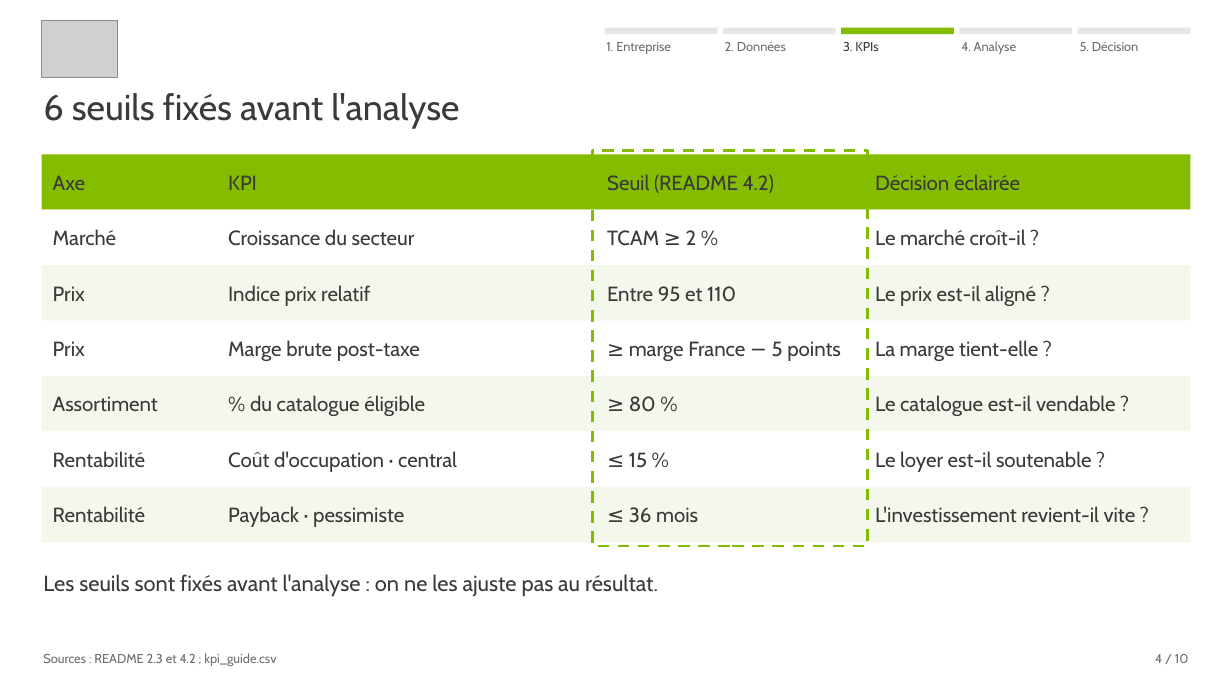
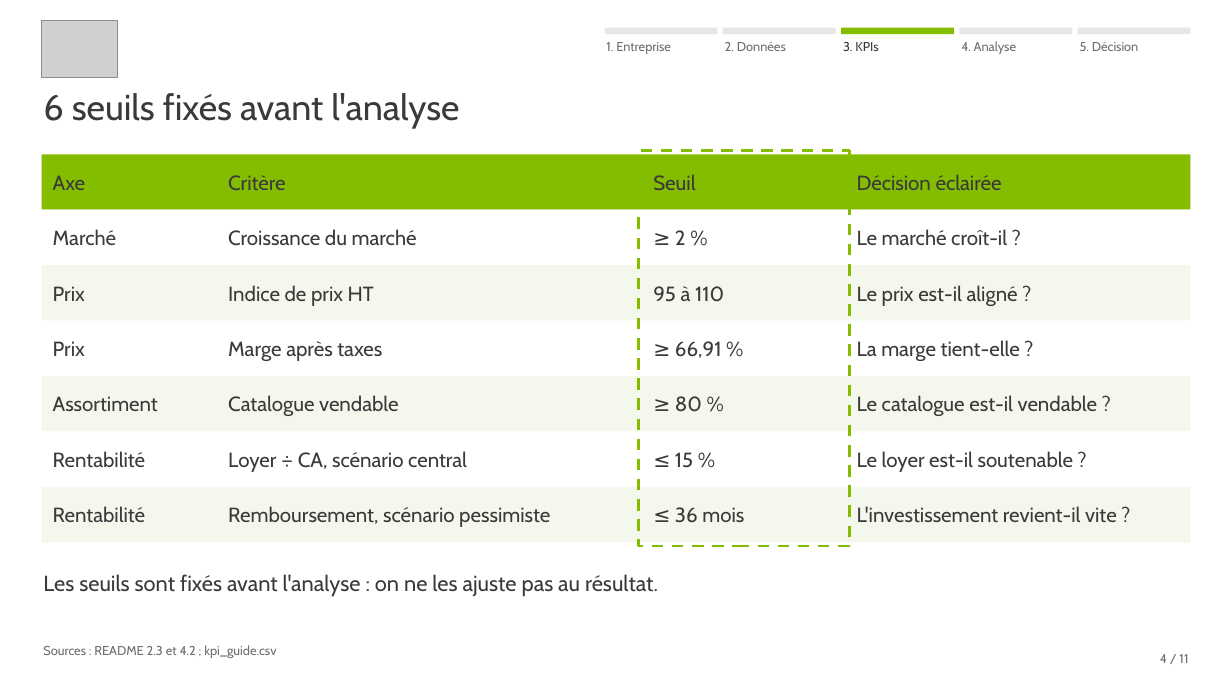
Before and after one commit to jeanlisek/Projet-Crocs-Expansion, a slide deck: slide 4 of slides/Crocs_Expansion_Allemagne_Comex.pptx. Drawn at 1232x693 pixels with LibreOffice and Linux fonts; fonts in the diff are those of the drawing; grey boxes stand for pictures. Boxes give left, top, right and bottom in pixels: in the first picture for what was removed or moved away, otherwise in the second. Text is boxed around its words. In the diff, an @@ line names an element or a change of style, - is before the commit and + after.

```diff
--- a/slides/Crocs_Expansion_Allemagne_Comex.pptx
+++ b/slides/Crocs_Expansion_Allemagne_Comex.pptx
@@ text at (228, 175, 285, 190): text changed @@
-KPI
+Critère
@@ rectangle: place and size @@
-rectangle at (592, 151, 868, 546)
+rectangle at (639, 151, 849, 546)
@@ text at (653, 174, 695, 190): text changed @@
-Seuil (README 4.2)
+Seuil
@@ text "Décision éclairée": place and size @@
-text "Décision éclairée" at (875, 174, 1020, 190)
+text "Décision éclairée" at (857, 174, 1002, 190)
@@ text at (228, 229, 417, 246): text changed @@
-Croissance du secteur
+Croissance du marché
@@ text at (675, 230, 686, 245): text changed @@
-TCAM ≥ 2 %
+≥ 2 %
@@ text "Le marché croît-il ?": place and size @@
-text "Le marché croît-il ?" at (875, 229, 1026, 245)
+text "Le marché croît-il ?" at (857, 229, 1007, 245)
@@ text "Le prix est-il aligné ?": place and size @@
-text "Le prix est-il aligné ?" at (875, 285, 1036, 306)
+text "Le prix est-il aligné ?" at (857, 285, 1018, 306)
@@ text at (228, 285, 374, 306): text changed @@
-Indice prix relatif
+Indice de prix HT
@@ text at (653, 286, 724, 302): text changed @@
-Entre 95 et 110
+95 à 110
@@ text "La marge tient-elle ?": place and size @@
-text "La marge tient-elle ?" at (875, 340, 1038, 361)
+text "La marge tient-elle ?" at (857, 340, 1020, 361)
@@ text at (228, 341, 382, 361): text changed @@
-Marge brute post-taxe
+Marge après taxes
@@ text at (675, 341, 722, 358): text changed @@
-≥ marge France − 5 points
+≥ 66,91 %
@@ text "≥ 80 %": place and size @@
-text "≥ 80 %" at (629, 396, 656, 412)
+text "≥ 80 %" at (675, 396, 702, 412)
@@ text "Le catalogue est-il vendable ?": place and size @@
-text "Le catalogue est-il vendable ?" at (875, 395, 1116, 416)
+text "Le catalogue est-il vendable ?" at (857, 395, 1098, 416)
@@ text at (228, 395, 399, 416): text changed @@
-% du catalogue éligible
+Catalogue vendable
@@ text "≤ 15 %": place and size @@
-text "≤ 15 %" at (629, 452, 647, 468)
+text "≤ 15 %" at (675, 452, 693, 468)
@@ text "Le loyer est-il soutenable ?": place and size @@
-text "Le loyer est-il soutenable ?" at (875, 451, 1092, 472)
+text "Le loyer est-il soutenable ?" at (857, 451, 1074, 472)
@@ text at (228, 451, 467, 472): text changed @@
-Coût d'occupation · central
+Loyer ÷ CA, scénario central
@@ text at (228, 506, 550, 527): text changed @@
-Payback · pessimiste
+Remboursement, scénario pessimiste
@@ text "≤ 36 mois": place and size @@
-text "≤ 36 mois" at (629, 507, 698, 523)
+text "≤ 36 mois" at (675, 507, 744, 523)
@@ text "L'investissement revient-il vite ?": place and size @@
-text "L'investissement revient-il vite ?" at (875, 506, 1136, 522)
+text "L'investissement revient-il vite ?" at (857, 506, 1117, 522)
@@ text "Sources : README 2.3 et ...": place and size @@
-text "Sources : README 2.3 et ..." at (43, 653, 276, 666)
+text "Sources : README 2.3 et ..." at (43, 645, 276, 658)
@@ text at (1160, 654, 1188, 663): text changed @@
-4 / 10
+4 / 11
```
Also in this commit, not shown: 8 other slides changed, 2 slides added, 1 slide removed, 15 other files.
